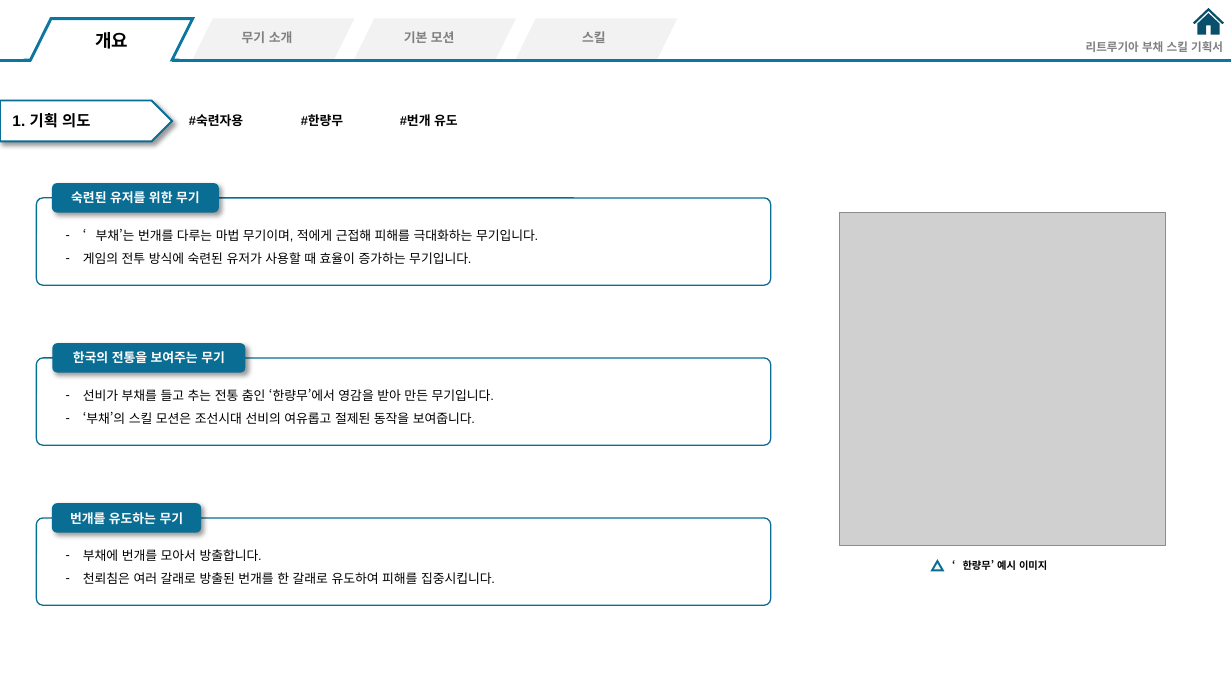
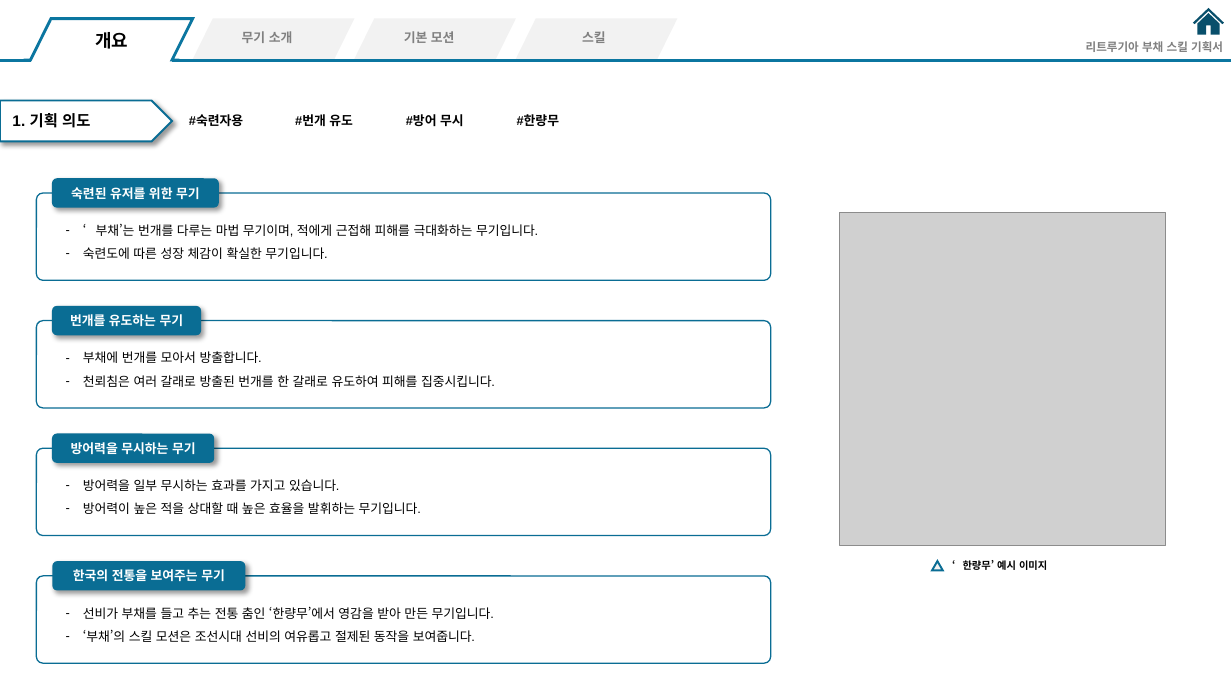
Before and after one commit to hjs0913/GameDesign, a slide deck: slide 3 of 액션&경영 RPG/스킬/리트루기아_부채스킬기획.pptx. Drawn at 1232x693 pixels with LibreOffice and Linux fonts; fonts in the diff are those of the drawing; grey boxes stand for pictures. Boxes give left, top, right and bottom in pixels: in the first picture for what was removed or moved away, otherwise in the second. Text is boxed around its words. In the diff, an @@ line names an element or a change of style, - is before the commit and + after.

Commit message:
부채 전투 방향성

```diff
--- a/액션&경영 RPG/스킬/리트루기아_부채스킬기획.pptx
+++ b/액션&경영 RPG/스킬/리트루기아_부채스킬기획.pptx
@@ text "#번개 유도": place and size @@
-text "#번개 유도" at [400, 114, 458, 128]
+text "#번개 유도" at [295, 114, 353, 126]
@@ text added at [406, 114, 464, 128], 10 pt, text #000000, bold @@
+#방어 무시
@@ text "#한량무": place and size @@
-text "#한량무" at [301, 115, 343, 128]
+text "#한량무" at [517, 115, 559, 128]
@@ rounded rectangle "숙련된 유저를 위한 무기": place and size @@
-rounded rectangle "숙련된 유저를 위한 무기" at [52, 183, 219, 213]
+rounded rectangle "숙련된 유저를 위한 무기" at [52, 178, 219, 208]
@@ rounded rectangle: place and size @@
-rounded rectangle at [36, 198, 771, 285]
+rounded rectangle at [36, 193, 771, 280]
@@ text at [83, 247, 327, 259]: text changed @@
-– 게임의 전투 방식에 숙련된 유저가 사용할 때 효율이 증가하는 무기입니다.
+– 숙련도에 따른 성장 체감이 확실한 무기입니다.
@@ rounded rectangle: place and size @@
-rounded rectangle at [36, 518, 771, 605]
+rounded rectangle at [36, 321, 771, 408]
@@ rounded rectangle "번개를 유도하는 무기": place and size @@
-rounded rectangle "번개를 유도하는 무기" at [52, 504, 201, 533]
+rounded rectangle "번개를 유도하는 무기" at [52, 306, 201, 335]
@@ text "부채에 번개를 모아서 방출합니다.": place and size @@
-text "부채에 번개를 모아서 방출합니다." at [83, 549, 495, 584]
+text "부채에 번개를 모아서 방출합니다." at [83, 351, 495, 387]
@@ rounded rectangle added at [36, 448, 771, 535], outline #0A6D94 1 pt @@
@@ rounded rectangle added at [52, 433, 214, 463], fill #0A6D94, 10 pt, text #FFFFFF, bold @@
+방어력을 무시하는 무기
@@ text added at [83, 479, 421, 514], 10 pt, text #000000 @@
+– 방어력을 일부 무시하는 효과를 가지고 있습니다.
+– 방어력이 높은 적을 상대할 때 높은 효율을 발휘하는 무기입니다.
@@ 2 rounded rectangles, 1 text: place and size @@
-2 rounded rectangles, 1 text at [36, 343, 771, 445]
+2 rounded rectangles, 1 text at [36, 561, 771, 663]
```
Also in this commit, not shown: 3 other slides changed, 1 other file.
